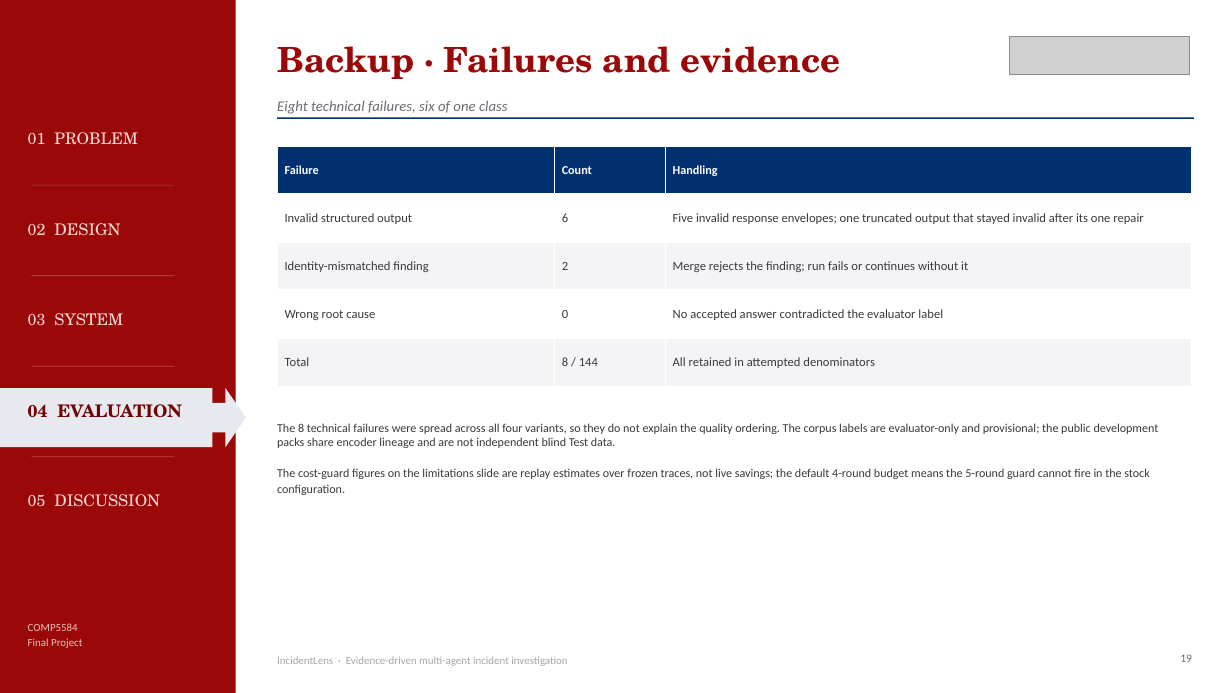
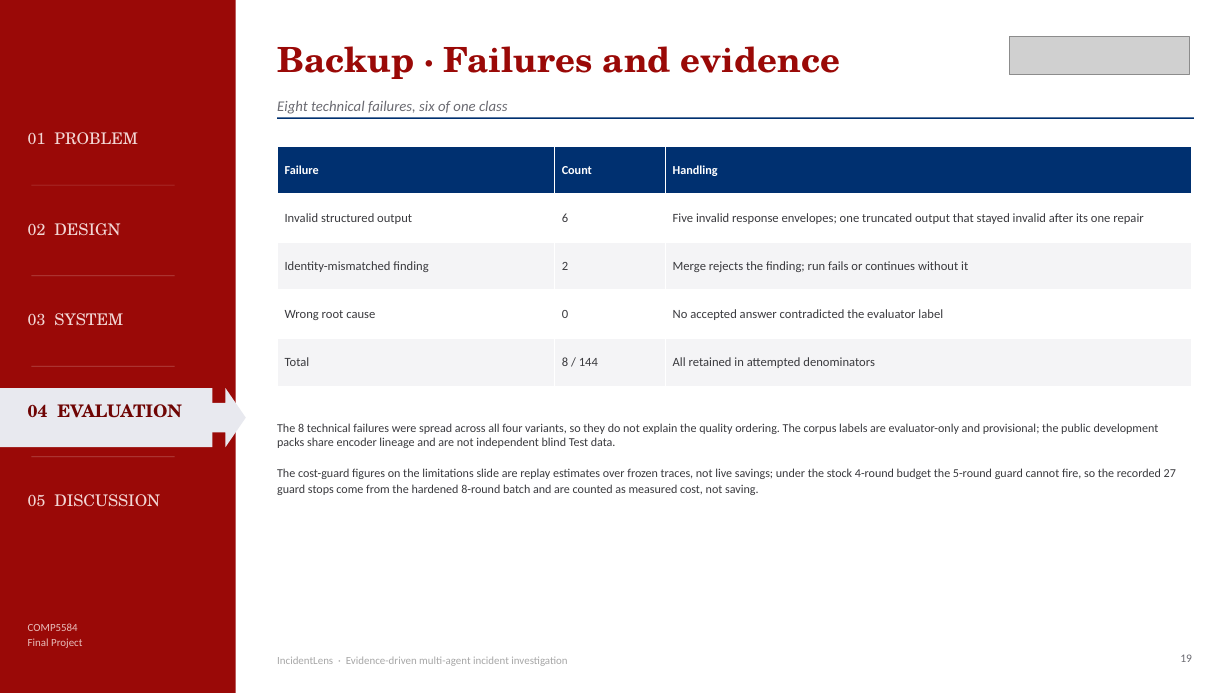
Before and after one commit to celvelzel/IncidentLens, a slide deck: slide 19 of presentation/IncidentLens_Final.pptx. Drawn at 1232x693 pixels with LibreOffice and Linux fonts; fonts in the diff are those of the drawing; grey boxes stand for pictures. Boxes give left, top, right and bottom in pixels: in the first picture for what was removed or moved away, otherwise in the second. Text is boxed around its words. In the diff, an @@ line names an element or a change of style, - is before the commit and + after.

```diff
--- a/presentation/IncidentLens_Final.pptx
+++ b/presentation/IncidentLens_Final.pptx
@@ text at [277, 423, 1176, 495]: text changed @@
-The 8 technical failures were spread across all four variants, so they do not explain the quality ordering. The corpus labels are evaluator-only and provisional; the public development packs share encoder lineage and are not independent blind Test data.
-The cost-guard figures on the limitations slide are replay estimates over frozen traces, not live savings; the default 4-round budget means the 5-round guard cannot fire in the stock configuration.
+The 8 technical failures were spread across all four variants, so they do not explain the quality ordering. The corpus labels are evaluator-only and provisional; the public development packs share encoder lineage and are not independent blind Test data.
+The cost-guard figures on the limitations slide are replay estimates over frozen traces, not live savings; under the stock 4-round budget the 5-round guard cannot fire, so the recorded 27 guard stops come from the hardened 8-round batch and are counted as measured cost, not saving.
```
Also in this commit, not shown: 4 other slides changed, 11 other files.
